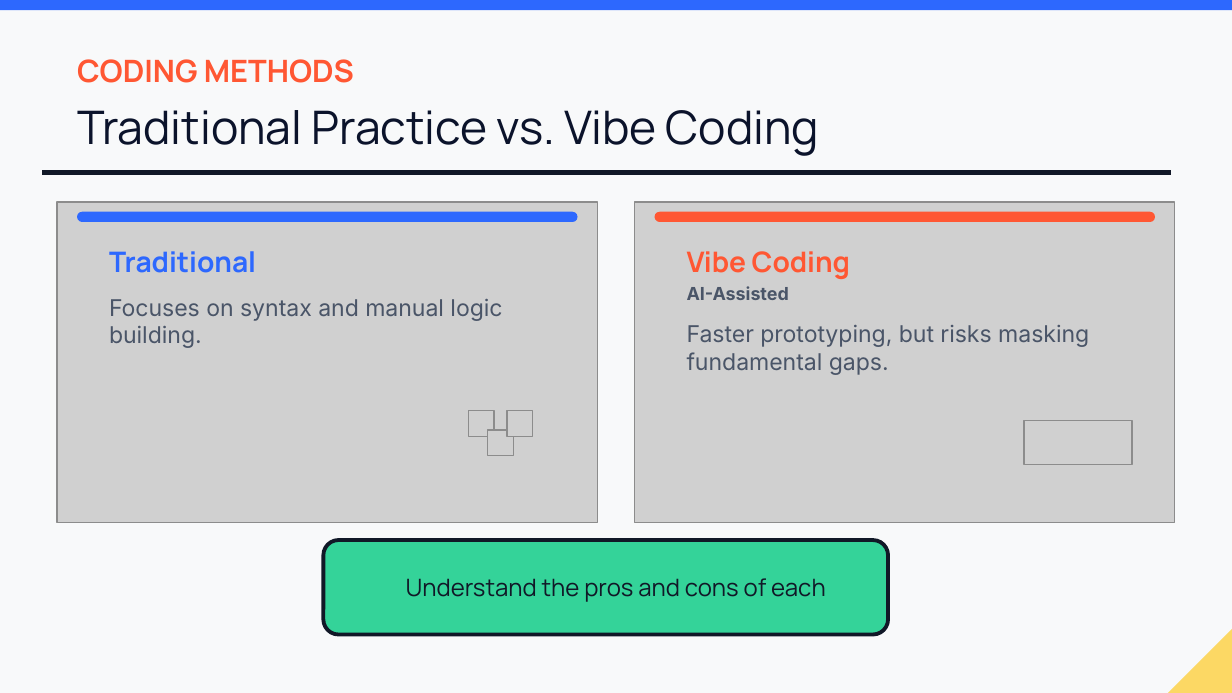
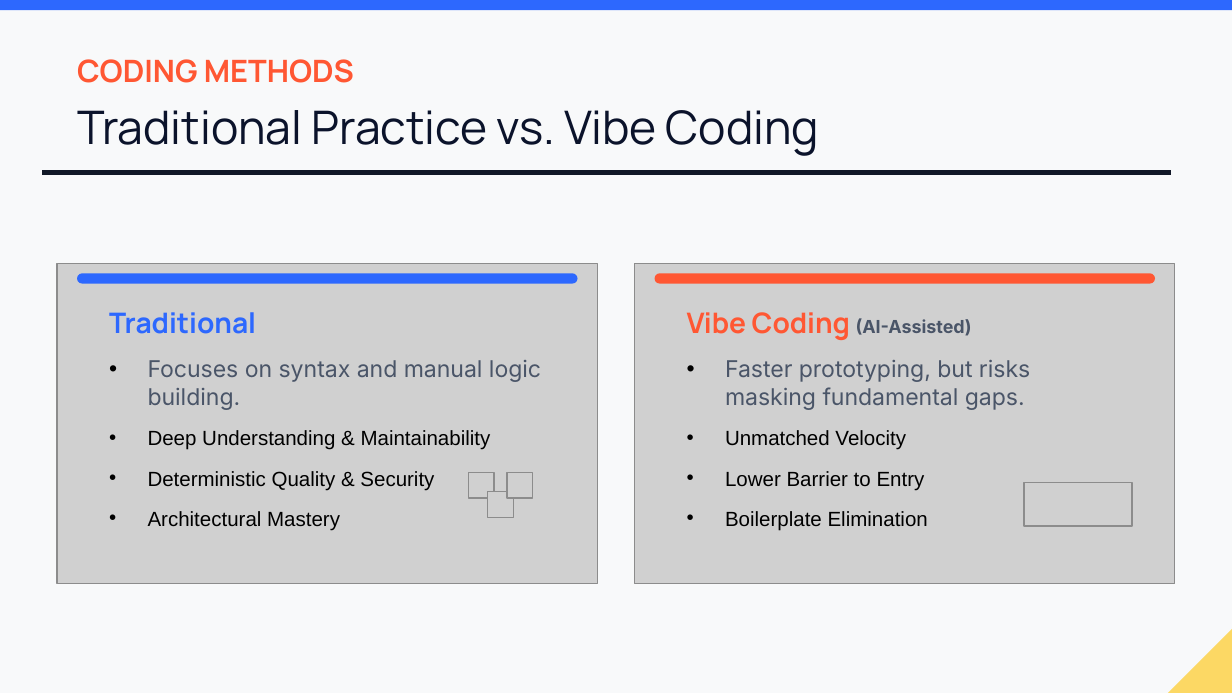
Before and after one commit to brinda-25/workshop, a slide deck: slide 16 of Day1/Campus_to_Company.pptx (slide 14 before the commit). Drawn at 1232x693 pixels with LibreOffice and Linux fonts; fonts in the diff are those of the drawing; grey boxes stand for pictures; background and template pictures are left out. Boxes give left, top, right and bottom in pixels: in the first picture for what was removed or moved away, otherwise in the second. Text is boxed around its words. In the diff, an @@ line names an element or a change of style, - is before the commit and + after.

```diff
--- a/Day1/Campus_to_Company.pptx
+++ b/Day1/Campus_to_Company.pptx
@@ 6 pictures, 2 rounded rectangles, 1 text: place and size @@
-6 pictures, 2 rounded rectangles, 1 text at <box>57,202,1175,522</box>
+6 pictures, 2 rounded rectangles, 1 text at <box>57,264,1175,584</box>
@@ text "Traditional": place and size @@
-text "Traditional" at <box>109,251,502,348</box>
+text "Traditional" at <box>109,312,541,531</box>
@@ text at <box>687,312,972,340</box>: text changed @@
-Vibe Coding
-AI-Assisted
+Vibe Coding (AI-Assisted)
@@ text at <box>148,360,541,410</box>: bullet none to • @@
@@ text at <box>725,360,1030,410</box>: bullet none to • @@
@@ text at <box>148,430,491,531</box>: paragraphs added @@
+• Deep Understanding & Maintainability
+• Deterministic Quality & Security
+• Architectural Mastery
@@ text at <box>725,430,928,531</box>: paragraphs added @@
+• Unmatched Velocity
+• Lower Barrier to Entry
+• Boilerplate Elimination
@@ rounded rectangle removed at <box>323,540,887,634</box> @@
@@ text removed at <box>406,578,826,602</box> @@
-Understand the pros and cons of each
```
Also in this commit, not shown: 17 other slides changed, 6 slides added, 1 slide removed.
